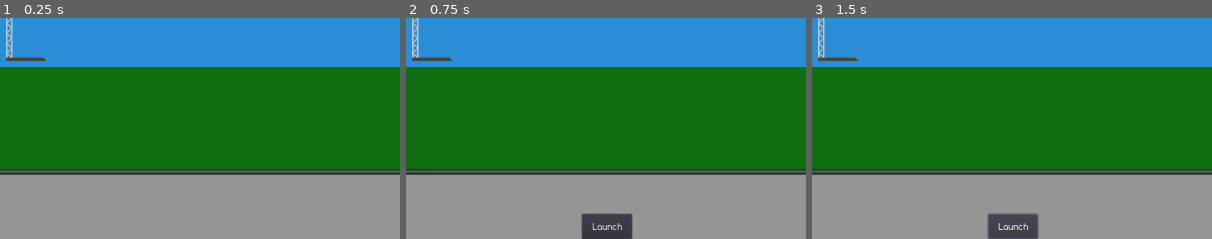
Above: before the commit, frames 1-3 (left to right).
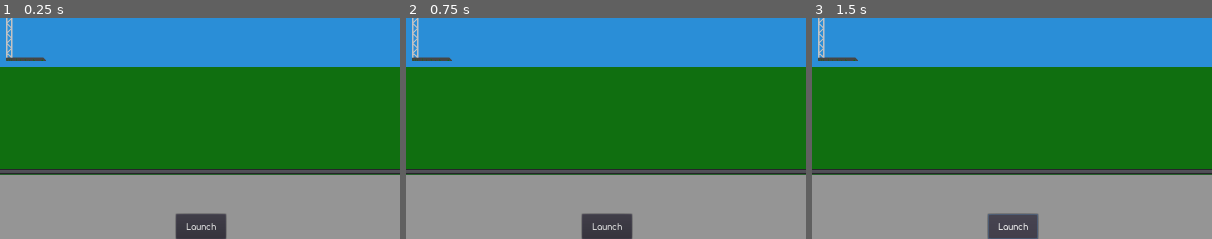
Above: after the commit, the same moments.

Repository: Jonathan-Odlum/Space-Idle-Game
Game: Godot game, scene res://Main.tscn
The game is run twice, just before and just after one commit, with the same random seed, the same clock (stepped at 60 frames per second) and the same inputs.
Inputs (mouse positions are % of the whole screen's width and height, from its top left):
- Up to frame 1 (0.25 s): no input
- Up to frame 2 (0.75 s): click (28, 48) at 0.52 s
- Up to frame 3 (1.5 s): click "Launch" at 1.25 s
The pictures show only the part of the screen within x 25-75%, y 50-100%; the shares and areas given below are measured in that part.

The runs differ from the first frame. In frame 1, 1.5% of the frame differs, in the area x 43-57%, y 88-100%; in frame 2, nothing differs; in frame 3, nothing differs.

Commit message:
Linked warehouse to context menu

Diff:
--- a/Main.gd
+++ b/Main.gd
@@ -49,4 +49,6 @@
 
 func _on_Building_Selected(building_name):
 	if building_name == "LaunchPad":
+		get_tree().get_root().get_node("Main/Control/ContextMenus").current_tab = 0
+	if building_name == "Warehouse":
 		get_tree().get_root().get_node("Main/Control/ContextMenus").current_tab = 1
--- a/Main.tscn
+++ b/Main.tscn
@@ -191,22 +191,9 @@
 custom_constants/margin_right = 50
 custom_constants/margin_bottom = 50
 
-[node name="Buy" type="Button" parent="Locations/Earth/View/Buildings/RocketFactory"]
-margin_left = 750.0
-margin_top = 530.0
+[node name="TextureButton" type="TextureButton" parent="Locations/Earth/View/Buildings/RocketFactory"]
 margin_right = 850.0
 margin_bottom = 580.0
-rect_min_size = Vector2( 100, 50 )
-size_flags_horizontal = 8
-size_flags_vertical = 8
-custom_fonts/font = SubResource( 1 )
-text = "Buy"
-
-[node name="TextureButton" type="TextureButton" parent="Locations/Earth/View/Buildings/RocketFactory"]
-margin_left = 168.0
-margin_top = 298.0
-margin_right = 270.0
-margin_bottom = 150.0
 texture_normal = ExtResource( 2 )
 
 [node name="Moon" type="Control" parent="Locations"]
@@ -240,12 +227,7 @@
 "_edit_use_anchors_": false
 }
 
-[node name="Control" type="Control" parent="Control/ContextMenus"]
-anchor_right = 1.0
-anchor_bottom = 1.0
-
 [node name="LaunchPad" type="MarginContainer" parent="Control/ContextMenus"]
-visible = false
 anchor_right = 1.0
 anchor_bottom = 1.0
 
@@ -262,6 +244,23 @@
 __meta__ = {
 "_edit_use_anchors_": false
 }
+
+[node name="Warehouse" type="MarginContainer" parent="Control/ContextMenus"]
+visible = false
+anchor_right = 1.0
+anchor_bottom = 1.0
+
+[node name="Buy" type="Button" parent="Control/ContextMenus/Warehouse"]
+margin_left = 1500.0
+margin_top = 80.0
+margin_right = 1600.0
+margin_bottom = 130.0
+rect_min_size = Vector2( 100, 50 )
+size_flags_horizontal = 8
+size_flags_vertical = 8
+custom_fonts/font = SubResource( 1 )
+text = "Buy"
 [connection signal="pressed" from="Locations/Earth/View/Buildings/LaunchPad/TextureButton" to="." method="_on_Building_Selected" binds= [ "LaunchPad" ]]
-[connection signal="pressed" from="Locations/Earth/View/Buildings/RocketFactory/Buy" to="." method="_on_Buy_pressed"]
+[connection signal="pressed" from="Locations/Earth/View/Buildings/RocketFactory/TextureButton" to="." method="_on_Building_Selected" binds= [ "Warehouse" ]]
 [connection signal="pressed" from="Control/ContextMenus/LaunchPad/Launch" to="." method="_on_Launch_pressed"]
+[connection signal="pressed" from="Control/ContextMenus/Warehouse/Buy" to="." method="_on_Buy_pressed"]
